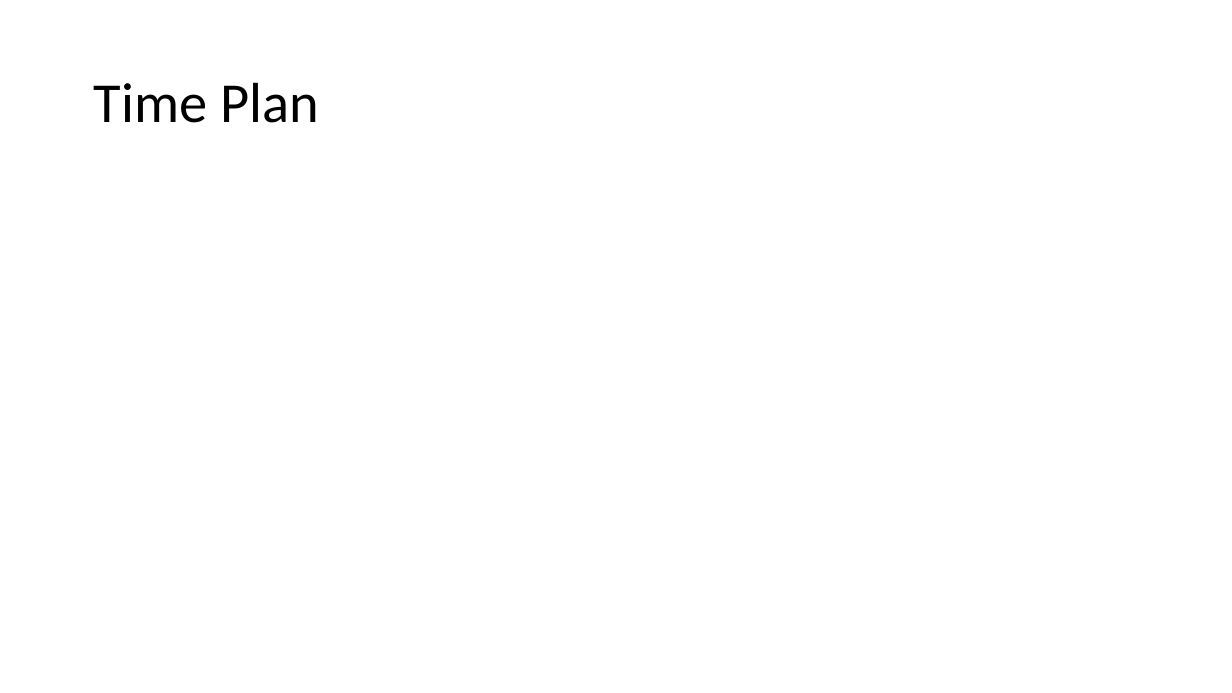
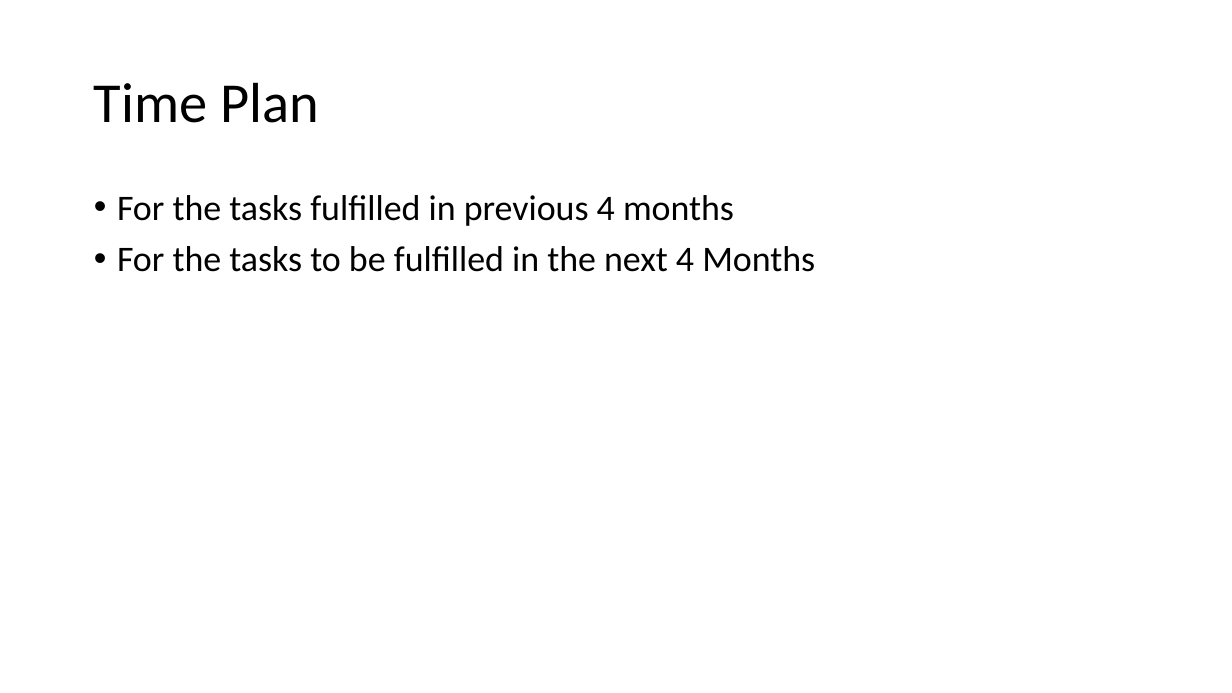
Before and after one commit to FCI-E-campus/fci-e-campus-docs, a slide deck: slide 18 of Mid-year document & presentation/FCI-CU-GP-Midyear-Presentation.pptx (slide 6 before the commit). Drawn at 1232x693 pixels with LibreOffice and Linux fonts; fonts in the diff are those of the drawing. Boxes give left, top, right and bottom in pixels: in the first picture for what was removed or moved away, otherwise in the second. Text is boxed around its words. In the diff, an @@ line names an element or a change of style, - is before the commit and + after.

```diff
--- a/Mid-year document & presentation/FCI-CU-GP-Midyear-Presentation.pptx
+++ b/Mid-year document & presentation/FCI-CU-GP-Midyear-Presentation.pptx
@@ text added at [117,195,815,272], 28 pt, text #000000 @@
+• For the tasks fulfilled in previous 4 months
+• For the tasks to be fulfilled in the next 4 Months
```
Also in this commit, not shown: 3 other slides changed, 12 slides added, 4 other files.
